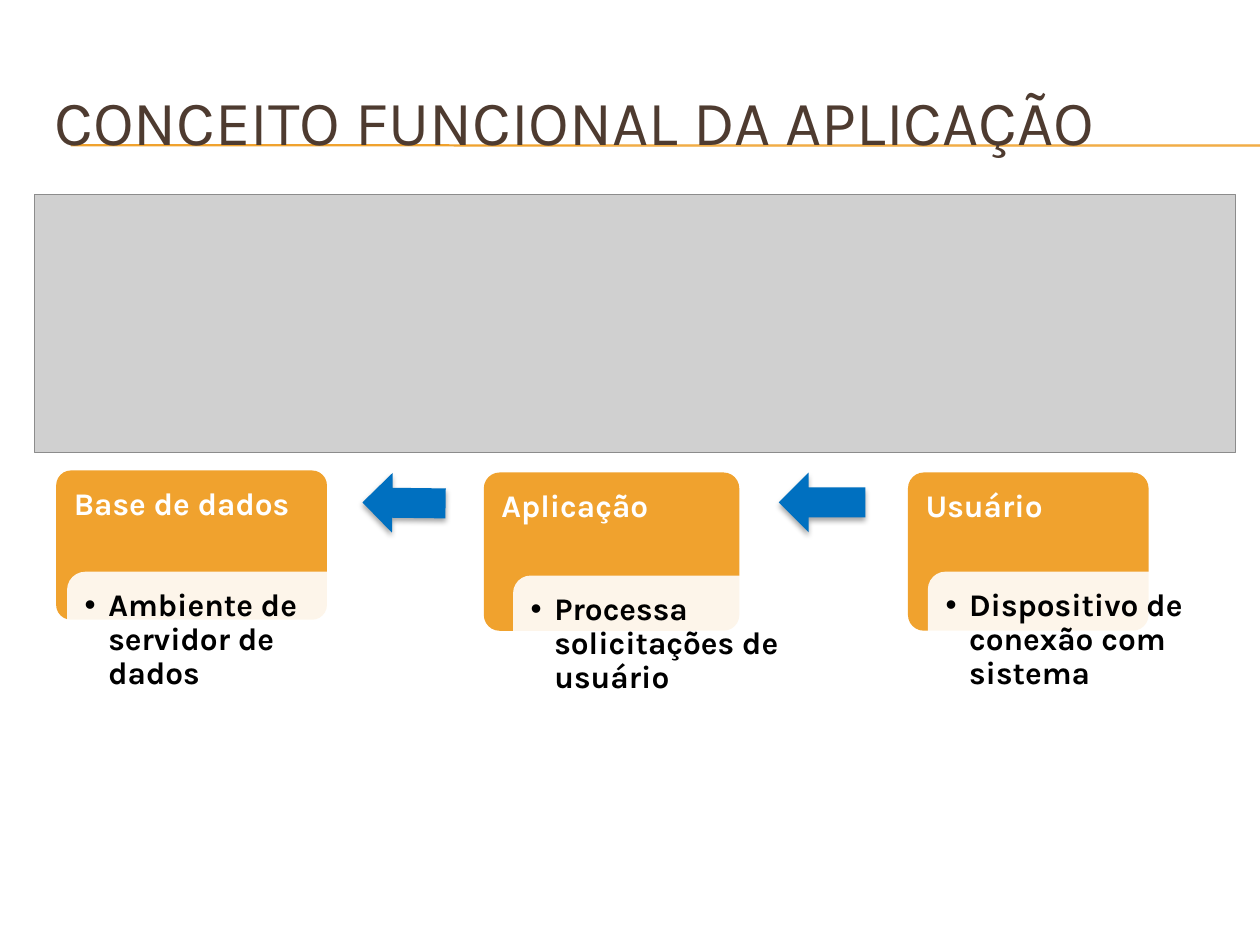
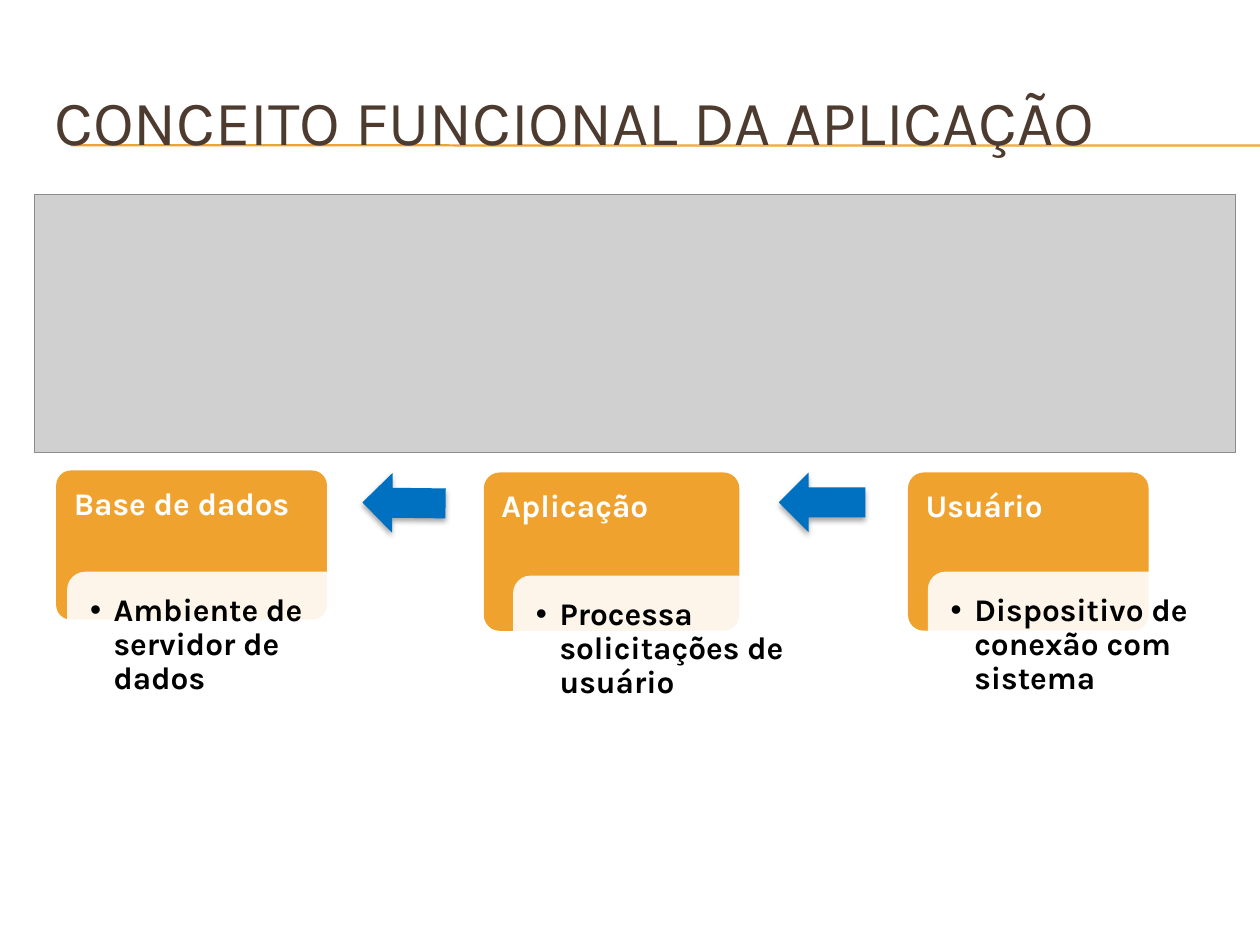
Before and after one commit to Neimarmg/Open_source, a slide deck: slide 7 of SAS/Planejamento/Docs/#3 - Apresentação do projeto.pptx. Drawn at 1260x945 pixels with LibreOffice and Linux fonts; fonts in the diff are those of the drawing; grey boxes stand for pictures; background and template pictures are left out. Boxes give left, top, right and bottom in pixels: in the first picture for what was removed or moved away, otherwise in the second. Text is boxed around its words. In the diff, an @@ line names an element or a change of style, - is before the commit and + after.

```diff
--- a/SAS/Planejamento/Docs/#3 - Apresentação do projeto.pptx
+++ b/SAS/Planejamento/Docs/#3 - Apresentação do projeto.pptx
@@ text "Ambiente de servidor de dados": place and size @@
-text "Ambiente de servidor de dados" at [108,593,297,685]
+text "Ambiente de servidor de dados" at [114,598,302,690]
@@ text "Processa solicitações de usuário": place and size @@
-text "Processa solicitações de usuário" at [554,599,778,689]
+text "Processa solicitações de usuário" at [560,604,783,694]
@@ text "Dispositivo de conexão com sistema": place and size @@
-text "Dispositivo de conexão com sistema" at [969,593,1182,685]
+text "Dispositivo de conexão com sistema" at [974,598,1188,690]
```
Also in this commit, not shown: 5 other slides changed, 1 slide added.
